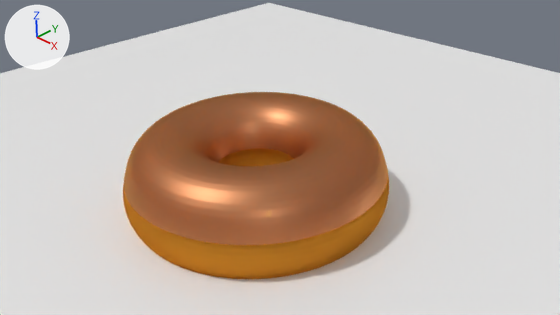
Two versions of the Blender file files/new.blend, one commit apart.
Rendered twice from the file's camera 'Camera'. The axes (+X, +Y, +Z) are drawn at upper left. The lights are the same throughout.
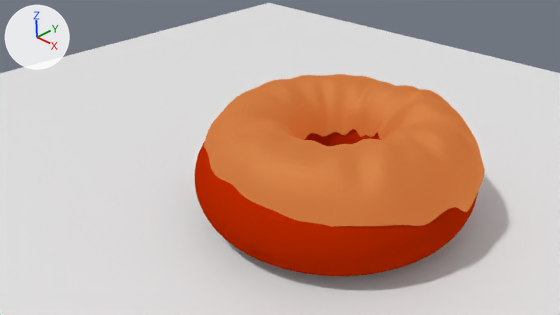
Edits to the bpy script that builds the scene:
```text
Change mat_material:
    where n0 = _N.new('ShaderNodeOutputMaterial'); n0.name = 'Material Output'
    remove n1 = _N.new('ShaderNodeBsdfHair'); n1.name = 'Hair BSDF'
    remove n1.inputs[0].default_value = (0.814, 0.333, 0.0343, 1.0)  # 'Color', orange #e99c34
    remove _L.new(n1.outputs[0], n0.inputs[0])  # 'BSDF' to 'Surface'
    add n2 = _N.new('ShaderNodeBsdfDiffuse'); n2.name = 'Diffuse BSDF'
    add n2.inputs[0].default_value = (0.491, 0.0214, 0.0, 1.0)  # 'Color', orange #ba2800
    add _L.new(n2.outputs[0], n0.inputs[0])  # 'BSDF' to 'Surface'
Change mat_material_001:
    remove n0 = _N.new('ShaderNodeBsdfGlass'); n0.name = 'Glass BSDF'
    remove n0.distribution = 'BECKMANN'
    remove n0.inputs[0].default_value = (1.0, 0.539, 0.0321, 1.0)  # 'Color', yellow #ffc232
    remove n0.inputs[2].default_value = 1.45  # 'IOR'
    add n2 = _N.new('ShaderNodeOutputMaterial'); n2.name = 'Material Output'
    remove n2 = _N.new('ShaderNodeOutputMaterial'); n2.name = 'Material Output'
    where n3 = _N.new('ShaderNodeBsdfAnisotropic'); n3.name = 'Glossy BSDF'
    n3.inputs[0].default_value: (0.825, 0.373, 0.182, 1.0) -> (0.825, 0.521, 0.197, 1.0)  # 'Color', beige #eaa476 -> 'Color', beige #eabf7b
    n3.inputs[1].default_value: 0.447 -> 0.775  # 'Roughness'
    add n4 = _N.new('ShaderNodeEmission'); n4.name = 'Emission'
    add n4.inputs[0].default_value = (0.8, 0.121, 0.00807, 1.0)  # 'Color', orange #e76216
    where n1 = _N.new('ShaderNodeMixShader'); n1.name = 'Mix Shader'
    remove _L.new(n0.outputs[0], n1.inputs[1])  # 'BSDF' to 'Shader'
    add _L.new(n4.outputs[0], n1.inputs[1])  # 'Emission' to 'Shader'
Change me_torus:
    used by ob_torus; location = (4.04, -2.31, -1.88); scale = (2.71, 2.71, 2.71)
    remove me_torus.from_pydata(...)  # 336 vertices, 288 faces; spans x -1.65..1.39, y -1.54..1.5, z 1.2..1.72
    add me_torus.from_pydata(...)  # 336 vertices, 288 faces; spans x -1.65..1.38, y -1.53..1.5, z 0.93..1.8
    me_torus part 1: 318 of 336 vertices moved; they spanned x -1.65..1.39, y -1.54..1.5, z 1.2..1.72 and now span x -1.65..1.38, y -1.53..1.5, z 0.93..1.8; mean shift (0.0, 0.0, -0.05); largest move (-0.71, -1.42, 1.2) -> (-0.71, -1.42, 0.93)
Change ob_torus_001:
    ob_torus_001.location: (3.6, -2.28, 0.84) -> (5.59, -0.8, 1.4)
    ob_torus_001.scale: (2.82, 2.82, 2.82) -> (2.9, 2.9, 2.9)
Change ob_torus:
    ob_torus.location: (4.04, -2.31, -1.88) -> (5.43, -0.27, -1.28)
    ob_torus.rotation_euler: (0.0, 0.0, 0.0) -> (0.0, 0.0, 2.036)  # degrees (0, 0, 0) -> degrees (0, 0, 117)
    ob_torus.scale: (2.71, 2.71, 2.71) -> (2.83, 2.83, 2.83)
```

Location of each change, (x1, y1, x2, y2) in pixels of the pictures (560 x 315 px):
'Torus', recoloured, reshaped, moved, turned, rescaled
    before: (124, 92, 388, 245)
    after: (204, 74, 485, 227)
'Torus.001', recoloured, moved, rescaled (6% wider, 12% taller)
    before: (123, 148, 389, 279)
    after: (195, 129, 478, 276)
